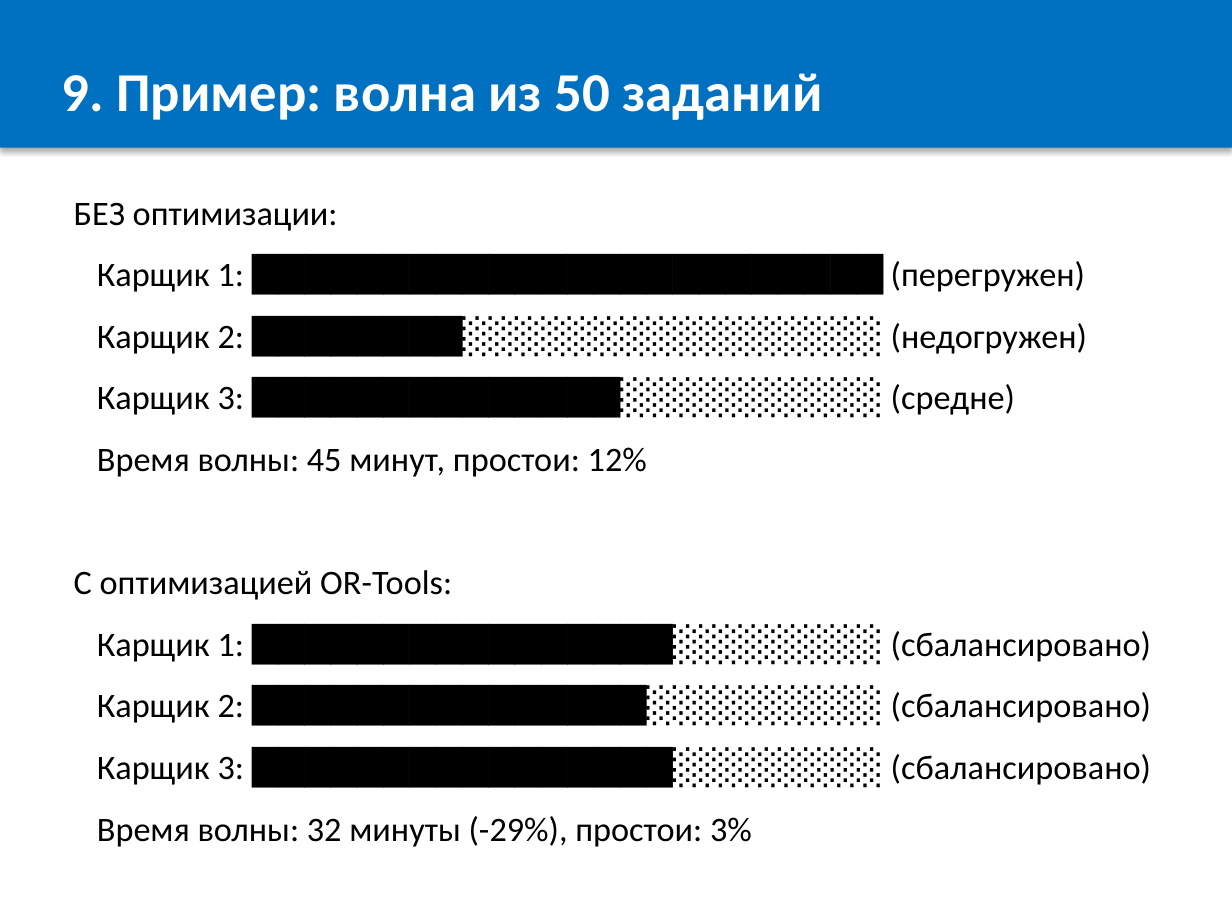
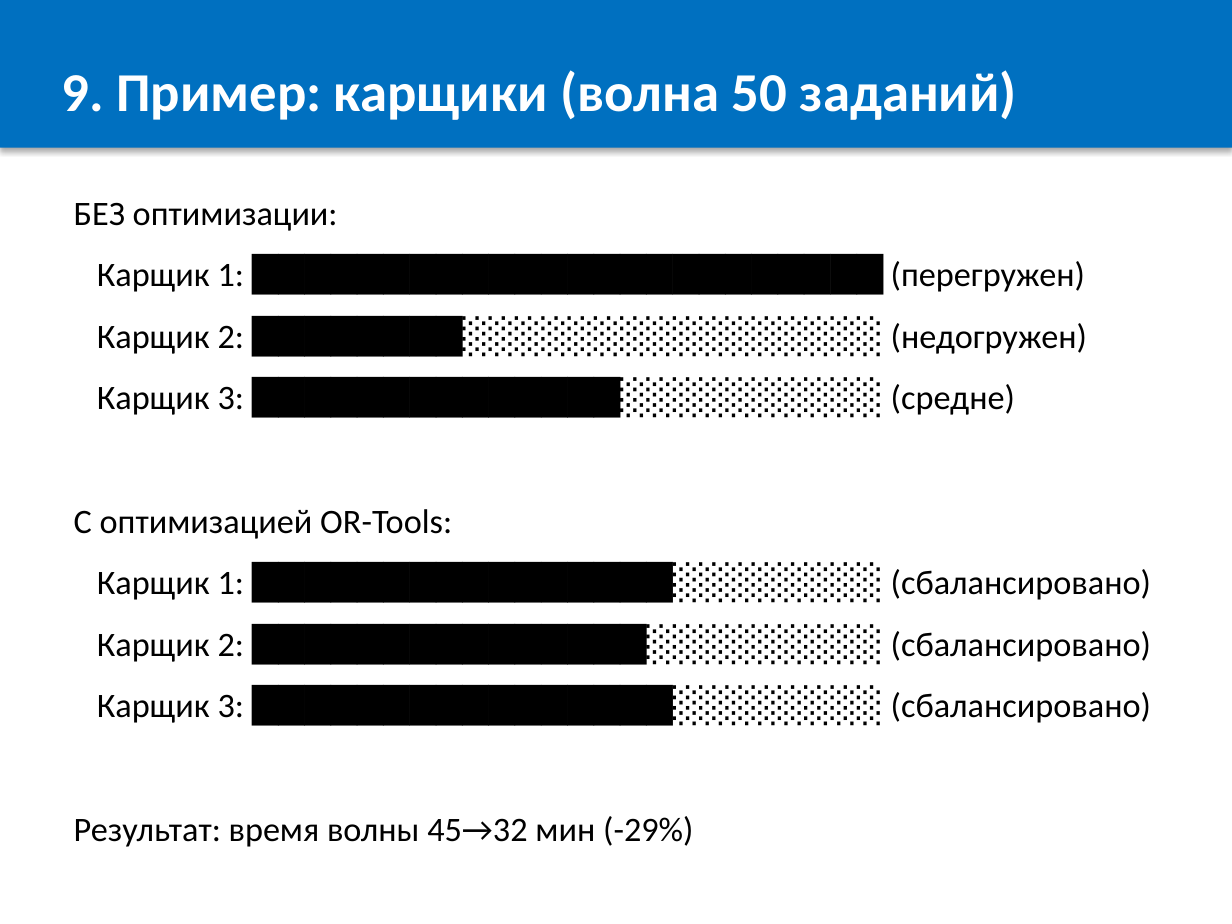
Before and after one commit to OnicaIon/WMSOpti, a slide deck: slide 10 of docs/WMS_Buffer_Optimization.pptx. Drawn at 1232x924 pixels with LibreOffice and Linux fonts; fonts in the diff are those of the drawing. Boxes give left, top, right and bottom in pixels: in the first picture for what was removed or moved away, otherwise in the second. Text is boxed around its words. In the diff, an @@ line names an element or a change of style, - is before the commit and + after.

```diff
--- a/docs/WMS_Buffer_Optimization.pptx
+++ b/docs/WMS_Buffer_Optimization.pptx
@@ text in rectangle at box(62, 70, 1017, 120): text changed @@
-9. Пример: волна из 50 заданий
+9. Пример: карщики (волна 50 заданий)
@@ text at box(97, 447, 647, 477): paragraph removed @@
-Время волны: 45 минут, простои: 12%
@@ text at box(74, 816, 693, 847): text changed @@
-Время волны: 32 минуты (-29%), простои: 3%
+Результат: время волны 45→32 мин (-29%)
```
Also in this commit, not shown: 5 other slides changed, 1 slide added, 2 other files.
